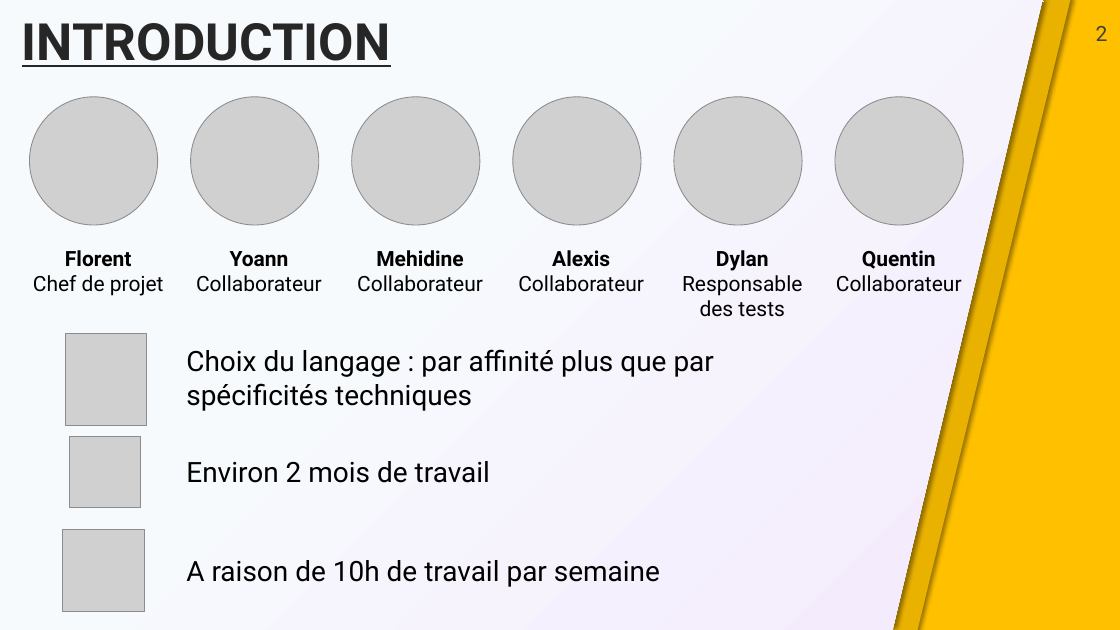
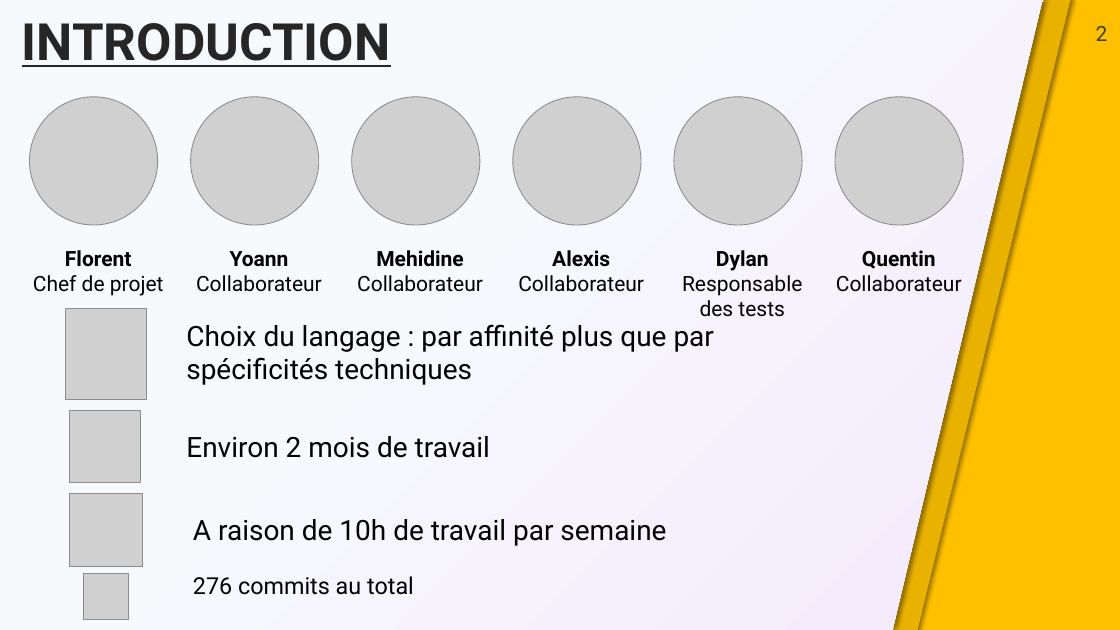
Before and after one commit to Kapcash/Compilation, a slide deck: slide 2 of Documents/Présentation/Demo_Finale.pptx. Drawn at 1120x630 pixels with LibreOffice and Linux fonts; fonts in the diff are those of the drawing; grey boxes stand for pictures; background and template pictures are left out. Boxes give left, top, right and bottom in pixels: in the first picture for what was removed or moved away, otherwise in the second. Text is boxed around its words. In the diff, an @@ line names an element or a change of style, - is before the commit and + after.

```diff
--- a/Documents/Présentation/Demo_Finale.pptx
+++ b/Documents/Présentation/Demo_Finale.pptx
@@ 2 pictures, 2 texts: place and size @@
-2 pictures, 2 texts at bbox=[66, 334, 714, 507]
+2 pictures, 2 texts at bbox=[66, 308, 714, 482]
@@ picture: place and size @@
-picture at bbox=[63, 530, 145, 612]
+picture at bbox=[70, 493, 143, 566]
@@ text "A raison de 10h de ...": place and size @@
-text "A raison de 10h de ..." at bbox=[186, 560, 660, 587]
+text "A raison de 10h de ..." at bbox=[193, 519, 666, 546]
@@ picture added at bbox=[83, 574, 129, 619] @@
@@ text added at bbox=[193, 576, 414, 595], 20 pt, text #000000 @@
+276 commits au total
```
Also in this commit, not shown: 49 other files.
